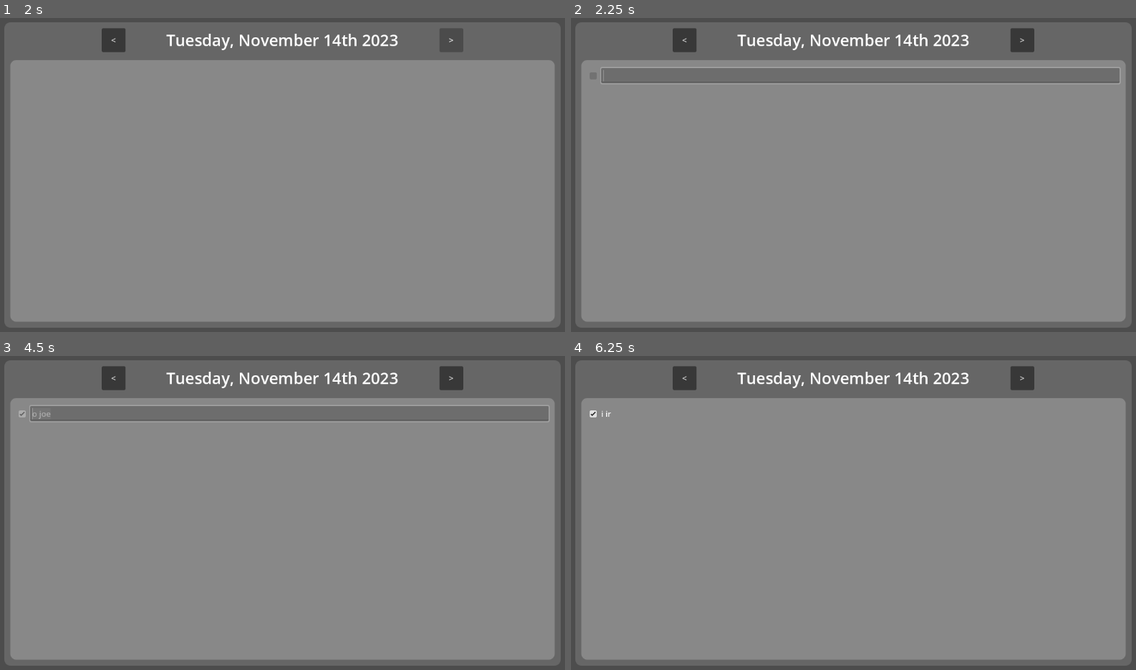
Above: before the commit, frames 1-4 (two rows, left to right).
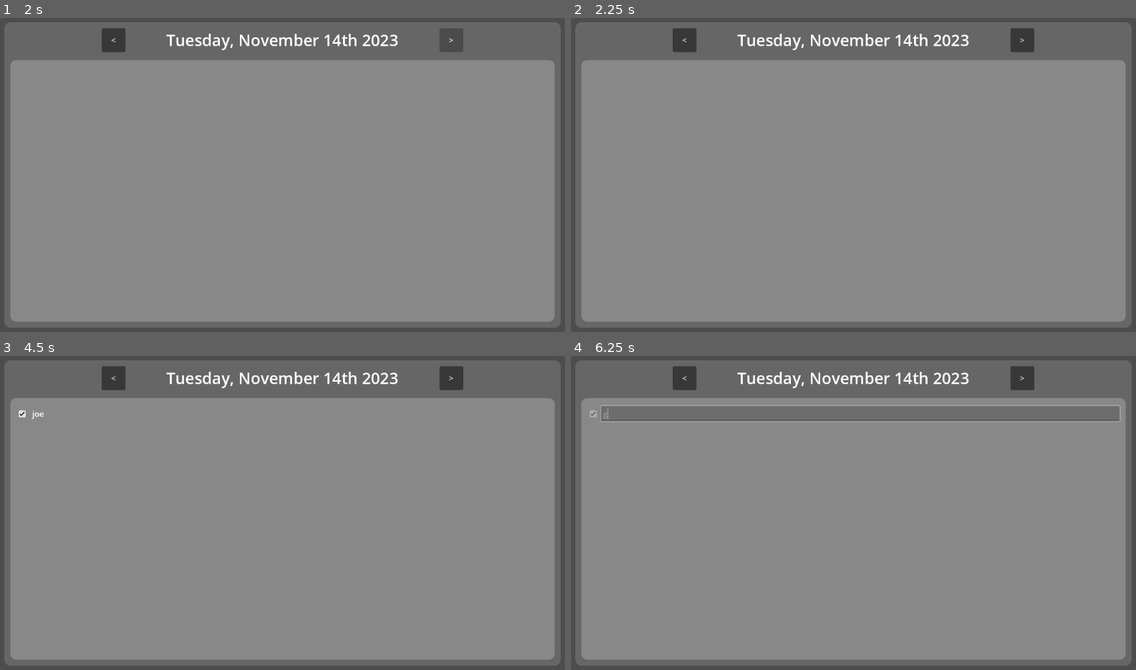
Above: after the commit, the same moments.

Repository: njamster/habituary
Game: Godot game, scene res://day_panel/day_panel.tscn
Two runs of this game, one before a commit and one after it. Both use one fixed random seed, a clock stepped at 60 frames per second and the inputs below.
Inputs (mouse positions are in pixels of both pictures, inside the frame that each line leads up to):
- Up to frame 1 (2 s): click "<" at 0.5 s; click ">" at 1.25 s
- Up to frame 2 (2.25 s): tap Enter at 2 s; move the mouse to (977, 159) at 2.02 s; hold K (move_up) from 2.03 s (still down); hold A (add_item_above, bound only before the commit) from 2.03 s (still down); click (977, 159) at 2.17 s
- Up to frame 3 (4.5 s): tap O (add_item_below, bound only after the commit) at 2.3, 3.6 s; release K (move_up) at 2.75 s; release A (add_item_above, bound only before the commit) at 2.75 s; click (22, 412) at 2.75 s; tap Space (toggle_item) at 3.5 s; move the mouse to (282, 412) at 3.52 s; hold J (move_down) 3.53-4.28 s; click (282, 412) at 3.67 s; tap E (edit_replace_item, bound only before the commit) at 3.8 s; tap Enter at 4.25 s; move the mouse to (339, 440) at 4.27 s; hold K (move_up) from 4.28 s (still down); hold E (edit_replace_item, bound only before the commit) from 4.28 s (still down)
- Up to frame 4 (6.25 s): tap I (prepend_item_text, bound only after the commit) at 4.55, 5.1 s; tap Space (toggle_item) at 5 s; move the mouse to (825, 575) at 5.02 s; release E (edit_replace_item, bound only before the commit) at 5.03 s; click (825, 575) at 5.17 s; tap R (replace_item_text, bound only after the commit) at 5.3 s; tap Enter at 5.75 s; move the mouse to (1023, 560) at 5.77 s; release K (move_up) at 5.78 s; hold J (move_down) from 5.78 s (still down); hold R (replace_item_text, bound only after the commit) from 5.78 s (still down); tap G (select_first_item, bound only after the commit) at 6.05 s

Frame 1 is identical in both runs. In frame 2, 4.6% of the frame differs, in the area x 5-98%, y 15-21%; in frame 3, 4.5%; in frame 4, 4.6%, in the area x 3-98%, y 15-21%.

Commit message:
Rework keyboard controls

Diff:
--- a/day_panel/day_panel.gd
+++ b/day_panel/day_panel.gd
@@ -58,6 +58,12 @@
 			if event.is_action_pressed("add_item_above", false, true):
 				ITEMS.move_child(todo_item, max(focused_item.get_index(), 0))
 		todo_item.edit()
+	elif event.is_action_pressed("shift_item_up", false, true):
+		if focused_item:
+			ITEMS.move_child(focused_item, clamp(focused_item.get_index() - 1, 0, ITEMS.get_child_count()))
+	elif event.is_action_pressed("shift_item_down", false, true):
+		if focused_item:
+			ITEMS.move_child(focused_item, clamp(focused_item.get_index() + 1, 0, ITEMS.get_child_count()))
 	elif event.is_action_pressed("move_up", false, true):
 		if focused_item:
 			var previous_item := focused_item.find_valid_focus_neighbor(SIDE_TOP)
@@ -68,16 +74,25 @@
 			var next_item := focused_item.find_valid_focus_neighbor(SIDE_BOTTOM)
 			if next_item:
 				next_item.grab_focus()
+	elif event.is_action_pressed("select_first_item", false, true):
+		if ITEMS.get_child_count():
+			ITEMS.get_child(0).grab_focus()
+	elif event.is_action_pressed("select_last_item", false, true):
+		if ITEMS.get_child_count():
+			ITEMS.get_child(-1).grab_focus()
 	elif event.is_action_pressed("previous_day", false, true):
 		_on_prev_day_pressed()
 	elif event.is_action_pressed("next_day", false, true):
 		_on_next_day_pressed()
-	elif event.is_action_pressed("edit_replace_item", false, true):
-		if focused_item:
-			focused_item.edit(true)
-	elif event.is_action_pressed("edit_append_item", false, true):
+	elif event.is_action_pressed("replace_item_text", false, true):
 		if focused_item:
 			focused_item.edit()
+	elif event.is_action_pressed("prepend_item_text", false, true):
+		if focused_item:
+			focused_item.edit(-1)
+	elif event.is_action_pressed("append_item_text", false, true):
+		if focused_item:
+			focused_item.edit(+1)
 	elif event.is_action_pressed("delete_item", false, true):
 		if not focused_item:
 			return
--- a/day_panel/todo_item/todo_item.gd
+++ b/day_panel/todo_item/todo_item.gd
@@ -36,13 +36,15 @@
 		$CheckBox.button_pressed = not $CheckBox.button_pressed
 
 
-func edit(select_all := false) -> void:
+func edit(side := 0) -> void:
 	%ToDo.hide()
 	%Edit.text = %ToDo.text
-	if select_all:
+	if side < 0:
+		%Edit.caret_column = 0
+	elif side > 0:
+		%Edit.caret_column = %Edit.text.length()
+	else:
 		%Edit.select()
-	else:
-		%Edit.caret_column = %Edit.text.length()
 	%Edit.show()
 	previous_focus = get_viewport().gui_get_focus_owner()
 	%Edit.grab_focus()
--- a/project.godot
+++ b/project.godot
@@ -20,16 +20,20 @@
 
 Settings="*res://autoloads/settings.gd"
 
+[filesystem]
+
+import/blender/enabled=false
+
 [input]
 
+add_item_above={
+"deadzone": 0.5,
+"events": [Object(InputEventKey,"resource_local_to_scene":false,"resource_name":"","device":-1,"window_id":0,"alt_pressed":false,"shift_pressed":true,"ctrl_pressed":false,"meta_pressed":false,"pressed":false,"keycode":0,"physical_keycode":79,"key_label":0,"unicode":79,"echo":false,"script":null)
+]
+}
 add_item_below={
 "deadzone": 0.5,
-"events": [Object(InputEventKey,"resource_local_to_scene":false,"resource_name":"","device":-1,"window_id":0,"alt_pressed":false,"shift_pressed":true,"ctrl_pressed":false,"meta_pressed":false,"pressed":false,"keycode":0,"physical_keycode":65,"key_label":0,"unicode":65,"echo":false,"script":null)
-]
-}
-add_item_above={
-"deadzone": 0.5,
-"events": [Object(InputEventKey,"resource_local_to_scene":false,"resource_name":"","device":-1,"window_id":0,"alt_pressed":false,"shift_pressed":false,"ctrl_pressed":false,"meta_pressed":false,"pressed":false,"keycode":65,"physical_keycode":65,"key_label":65,"unicode":97,"echo":false,"script":null)
+"events": [Object(InputEventKey,"resource_local_to_scene":false,"resource_name":"","device":-1,"window_id":0,"alt_pressed":false,"shift_pressed":false,"ctrl_pressed":false,"meta_pressed":false,"pressed":false,"keycode":0,"physical_keycode":79,"key_label":0,"unicode":111,"echo":false,"script":null)
 ]
 }
 delete_item={
@@ -42,14 +46,19 @@
 "events": [Object(InputEventKey,"resource_local_to_scene":false,"resource_name":"","device":-1,"window_id":0,"alt_pressed":false,"shift_pressed":false,"ctrl_pressed":false,"meta_pressed":false,"pressed":false,"keycode":0,"physical_keycode":32,"key_label":0,"unicode":32,"echo":false,"script":null)
 ]
 }
-edit_replace_item={
+replace_item_text={
 "deadzone": 0.5,
-"events": [Object(InputEventKey,"resource_local_to_scene":false,"resource_name":"","device":-1,"window_id":0,"alt_pressed":false,"shift_pressed":false,"ctrl_pressed":false,"meta_pressed":false,"pressed":false,"keycode":0,"physical_keycode":69,"key_label":0,"unicode":101,"echo":false,"script":null)
+"events": [Object(InputEventKey,"resource_local_to_scene":false,"resource_name":"","device":-1,"window_id":0,"alt_pressed":false,"shift_pressed":false,"ctrl_pressed":false,"meta_pressed":false,"pressed":false,"keycode":0,"physical_keycode":82,"key_label":0,"unicode":114,"echo":false,"script":null)
 ]
 }
-edit_append_item={
+prepend_item_text={
 "deadzone": 0.5,
-"events": [Object(InputEventKey,"resource_local_to_scene":false,"resource_name":"","device":-1,"window_id":0,"alt_pressed":false,"shift_pressed":true,"ctrl_pressed":false,"meta_pressed":false,"pressed":false,"keycode":0,"physical_keycode":69,"key_label":0,"unicode":69,"echo":false,"script":null)
+"events": [Object(InputEventKey,"resource_local_to_scene":false,"resource_name":"","device":-1,"window_id":0,"alt_pressed":false,"shift_pressed":false,"ctrl_pressed":false,"meta_pressed":false,"pressed":false,"keycode":0,"physical_keycode":73,"key_label":0,"unicode":105,"echo":false,"script":null)
+]
+}
+append_item_text={
+"deadzone": 0.5,
+"events": [Object(InputEventKey,"resource_local_to_scene":false,"resource_name":"","device":-1,"window_id":0,"alt_pressed":false,"shift_pressed":false,"ctrl_pressed":false,"meta_pressed":false,"pressed":false,"keycode":0,"physical_keycode":65,"key_label":0,"unicode":97,"echo":false,"script":null)
 ]
 }
 move_up={
@@ -62,6 +71,16 @@
 "events": [Object(InputEventKey,"resource_local_to_scene":false,"resource_name":"","device":-1,"window_id":0,"alt_pressed":false,"shift_pressed":false,"ctrl_pressed":false,"meta_pressed":false,"pressed":false,"keycode":0,"physical_keycode":74,"key_label":0,"unicode":106,"echo":false,"script":null)
 ]
 }
+shift_item_up={
+"deadzone": 0.5,
+"events": [Object(InputEventKey,"resource_local_to_scene":false,"resource_name":"","device":-1,"window_id":0,"alt_pressed":false,"shift_pressed":true,"ctrl_pressed":false,"meta_pressed":false,"pressed":false,"keycode":0,"physical_keycode":75,"key_label":0,"unicode":75,"echo":false,"script":null)
+]
+}
+shift_item_down={
+"deadzone": 0.5,
+"events": [Object(InputEventKey,"resource_local_to_scene":false,"resource_name":"","device":-1,"window_id":0,"alt_pressed":false,"shift_pressed":true,"ctrl_pressed":false,"meta_pressed":false,"pressed":false,"keycode":0,"physical_keycode":74,"key_label":0,"unicode":74,"echo":false,"script":null)
+]
+}
 previous_day={
 "deadzone": 0.5,
 "events": [Object(InputEventKey,"resource_local_to_scene":false,"resource_name":"","device":-1,"window_id":0,"alt_pressed":false,"shift_pressed":false,"ctrl_pressed":false,"meta_pressed":false,"pressed":false,"keycode":0,"physical_keycode":72,"key_label":0,"unicode":104,"echo":false,"script":null)
@@ -72,6 +91,16 @@
 "events": [Object(InputEventKey,"resource_local_to_scene":false,"resource_name":"","device":-1,"window_id":0,"alt_pressed":false,"shift_pressed":false,"ctrl_pressed":false,"meta_pressed":false,"pressed":false,"keycode":0,"physical_keycode":76,"key_label":0,"unicode":108,"echo":false,"script":null)
 ]
 }
+select_first_item={
+"deadzone": 0.5,
+"events": [Object(InputEventKey,"resource_local_to_scene":false,"resource_name":"","device":-1,"window_id":0,"alt_pressed":false,"shift_pressed":false,"ctrl_pressed":false,"meta_pressed":false,"pressed":false,"keycode":0,"physical_keycode":71,"key_label":0,"unicode":103,"echo":false,"script":null)
+]
+}
+select_last_item={
+"deadzone": 0.5,
+"events": [Object(InputEventKey,"resource_local_to_scene":false,"resource_name":"","device":-1,"window_id":0,"alt_pressed":false,"shift_pressed":true,"ctrl_pressed":false,"meta_pressed":false,"pressed":false,"keycode":0,"physical_keycode":71,"key_label":0,"unicode":71,"echo":false,"script":null)
+]
+}
 
 [rendering]
 
